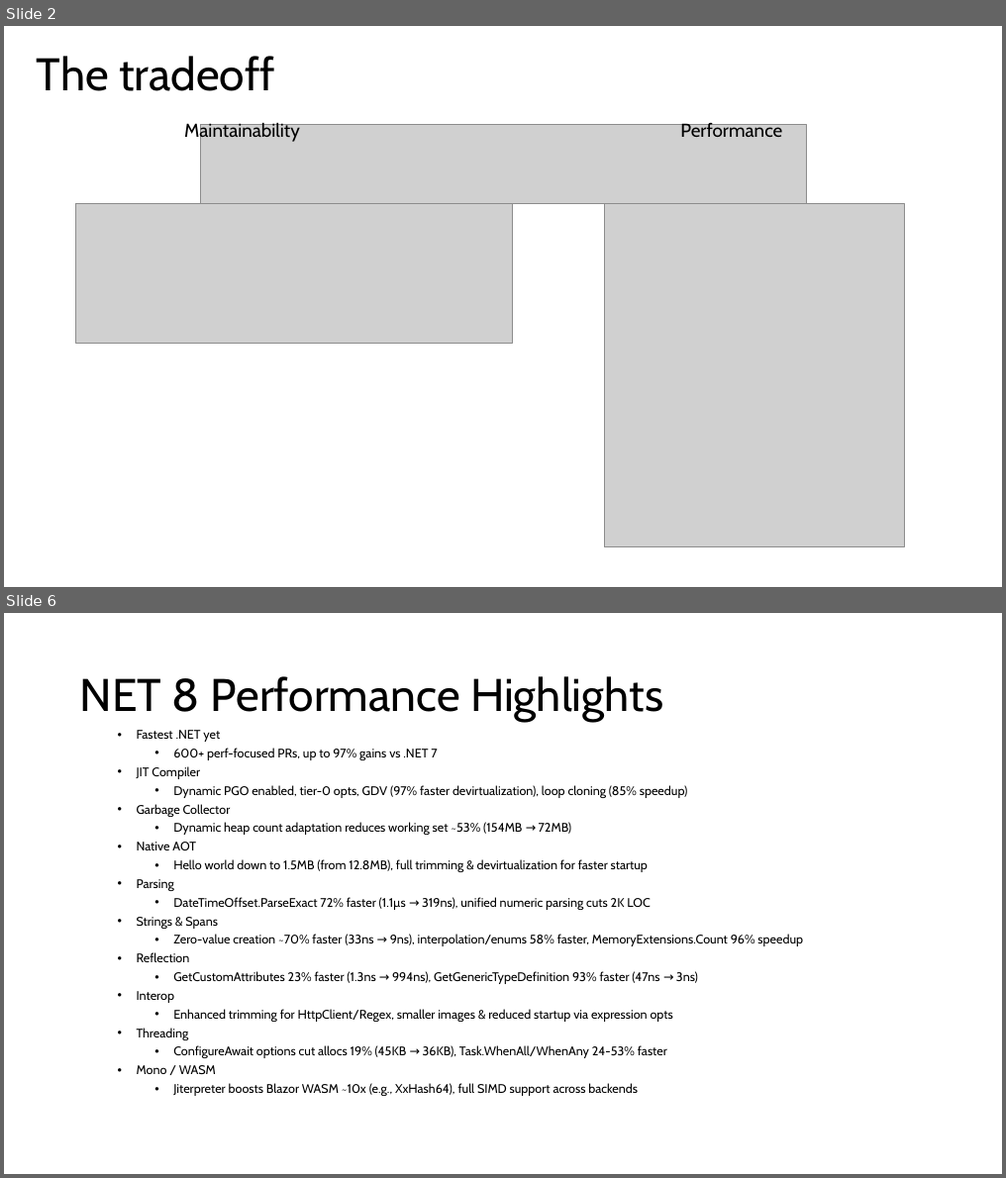
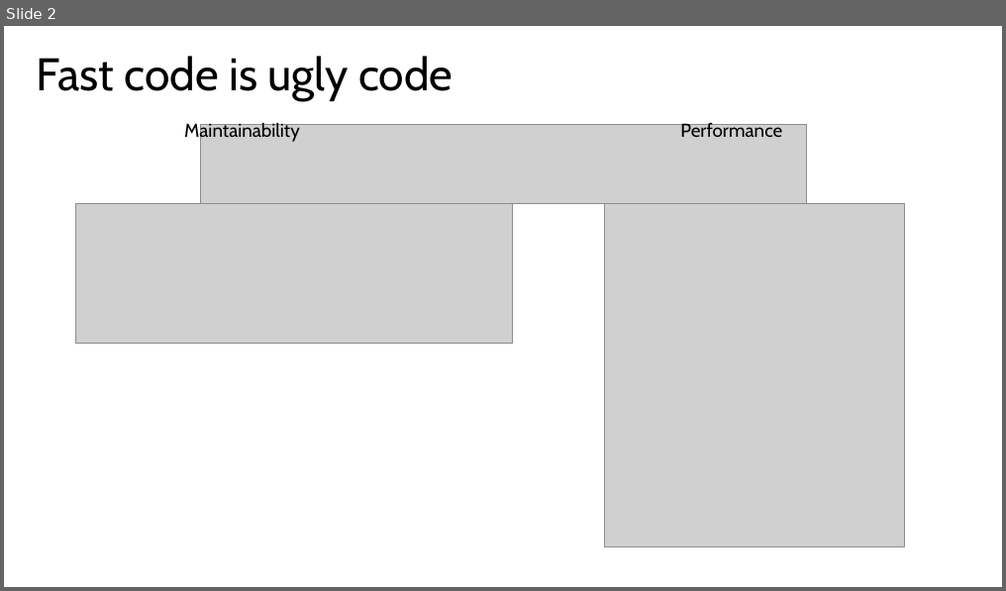
Before and after one commit to jeanhibbert/PerfDemo, a slide deck: PerfDemo.pptx. Shown one above the other, each under a label of ours: slides 2 and 6 before the commit, slide 2 after it; the slides between them are not shown. The pictures are 1006x1178 and 1006x591 pixels, drawn with LibreOffice and Linux fonts; fonts in the diff are those of the drawing; grey boxes stand for pictures. Boxes give left, top, right and bottom in pixels: in the first picture for what was removed or moved away, otherwise in the second. Text is boxed around its words. In the diff, an @@ line names an element or a change of style, - is before the commit and + after.

```diff
--- a/PerfDemo.pptx
+++ b/PerfDemo.pptx
@@ slide 6 removed at box(4, 613, 1002, 1174), background #FFFFFF @@
@@ title removed at box(80, 676, 663, 722) @@
-NET 8 Performance Highlights
@@ text removed at box(137, 730, 803, 1096) @@
-  • Fastest .NET yet
-    • 600+ perf-focused PRs, up to 97% gains vs .NET 7
-  • JIT Compiler
-    • Dynamic PGO enabled, tier-0 opts, GDV (97% faster devirtualization), loop cloning (85% speedup)
-  • Garbage Collector
-    • Dynamic heap count adaptation reduces working set ~53% (154MB → 72MB)
-  • Native AOT
-    • Hello world down to 1.5MB (from 12.8MB), full trimming & devirtualization for faster startup
-  • Parsing
-    • DateTimeOffset.ParseExact 72% faster (1.1µs → 319ns), unified numeric parsing cuts 2K LOC
-  • Strings & Spans
-    • Zero-value creation ~70% faster (33ns → 9ns), interpolation/enums 58% faster, MemoryExtensions.Count 96% speedup
-  • Reflection
-    • GetCustomAttributes 23% faster (1.3ns → 994ns), GetGenericTypeDefinition 93% faster (47ns → 3ns)
-  • Interop
-    • Enhanced trimming for HttpClient/Regex, smaller images & reduced startup via expression opts
-  • Threading
-    • ConfigureAwait options cut allocs 19% (45KB → 36KB), Task.WhenAll/WhenAny 24-53% faster
-  • Mono / WASM
-    • Jiterpreter boosts Blazor WASM ~10x (e.g., XxHash64), full SIMD support across backends
@@ slide 2 changed as well @@
@@ title at box(37, 56, 452, 101): text changed @@
-The tradeoff
+Fast code is ugly code
```
Also in this commit, not shown: 3 other slides changed, 6 slides added, 3 other slides removed, 36 other files.
